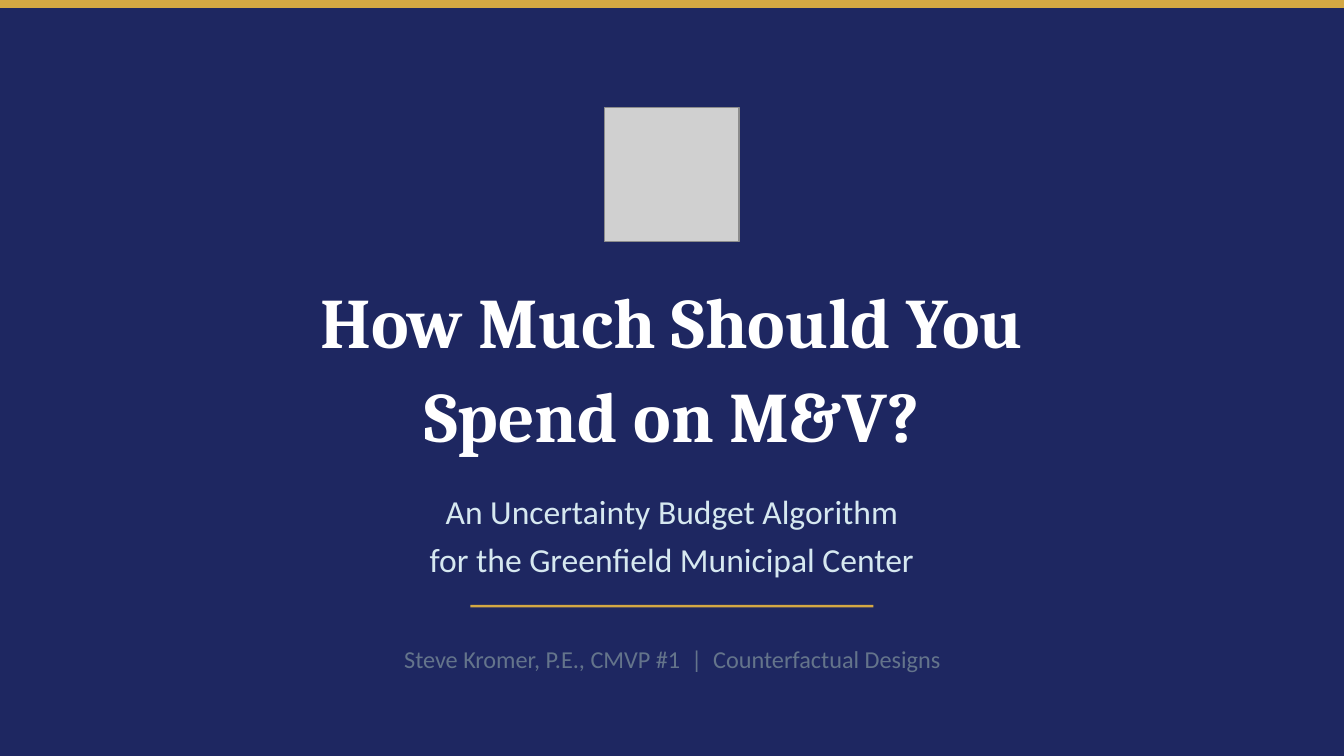
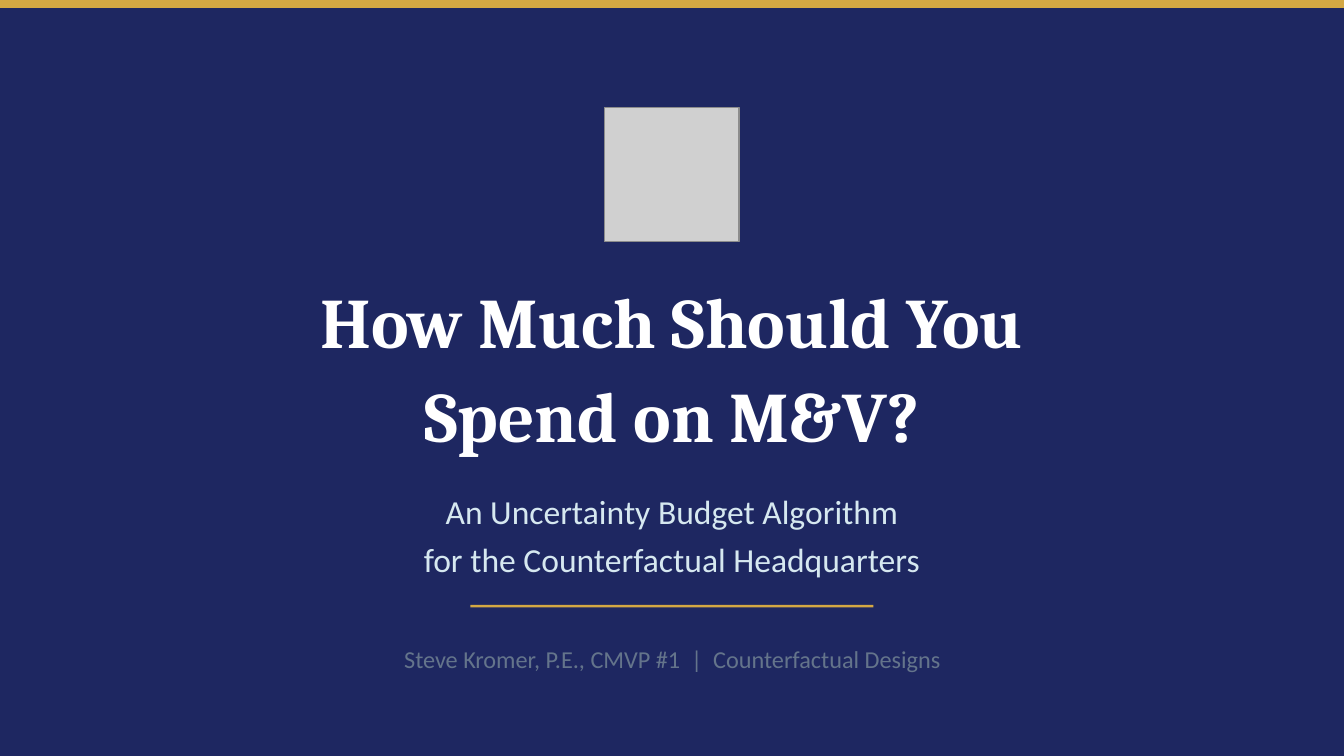
Before and after one commit to jskromer/cmvp-capstone, a slide deck: slide 1 of MV_Uncertainty_Budget_Explainer.pptx. Drawn at 1344x756 pixels with LibreOffice and Linux fonts; fonts in the diff are those of the drawing; grey boxes stand for pictures. Boxes give left, top, right and bottom in pixels: in the first picture for what was removed or moved away, otherwise in the second. Text is boxed around its words. In the diff, an @@ line names an element or a change of style, - is before the commit and + after.

```diff
--- a/MV_Uncertainty_Budget_Explainer.pptx
+++ b/MV_Uncertainty_Budget_Explainer.pptx
@@ text at <box>424,548,919,578</box>: text changed @@
-for the Greenfield Municipal Center
+for the Counterfactual Headquarters
```
Also in this commit, not shown: 5 other slides changed.
